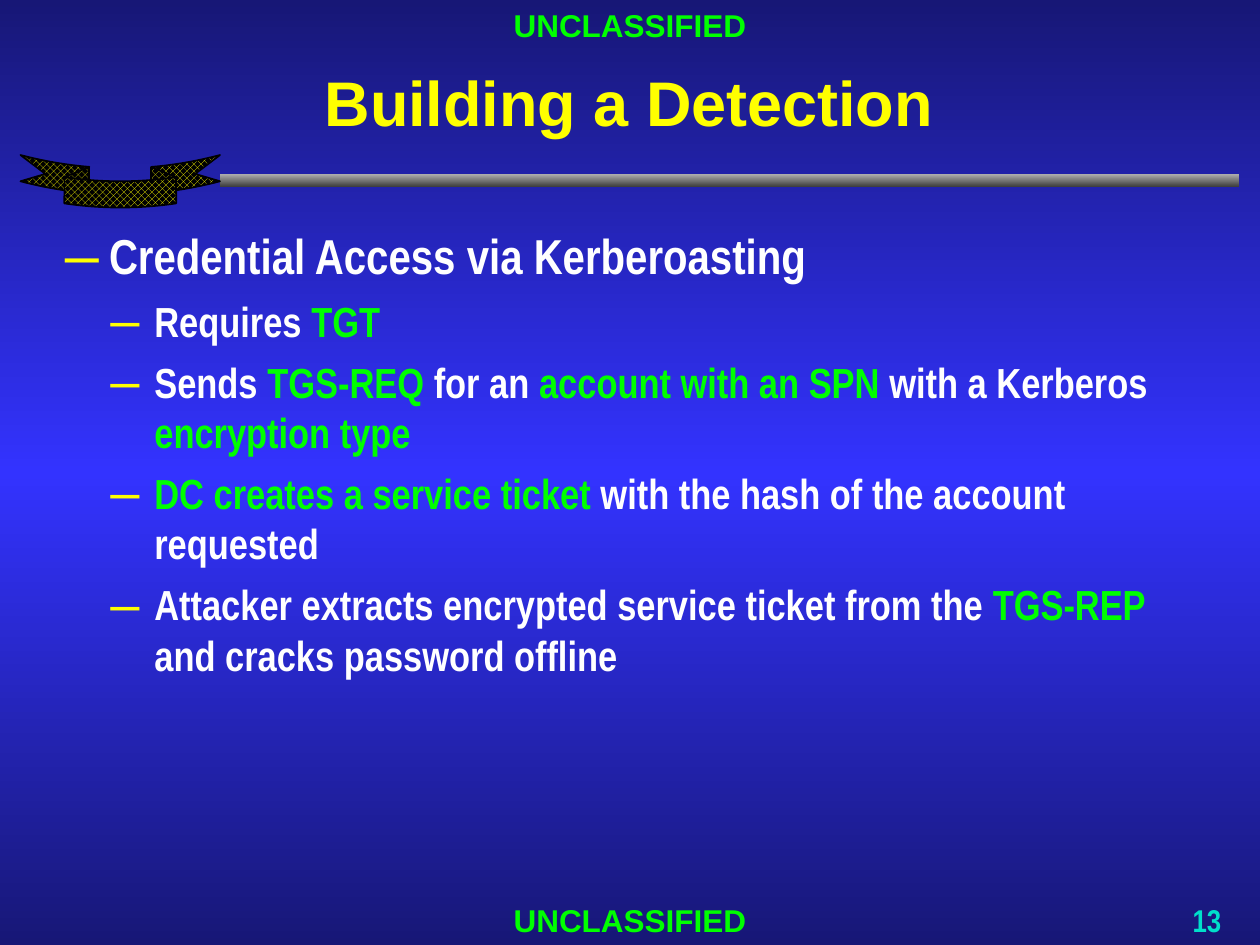
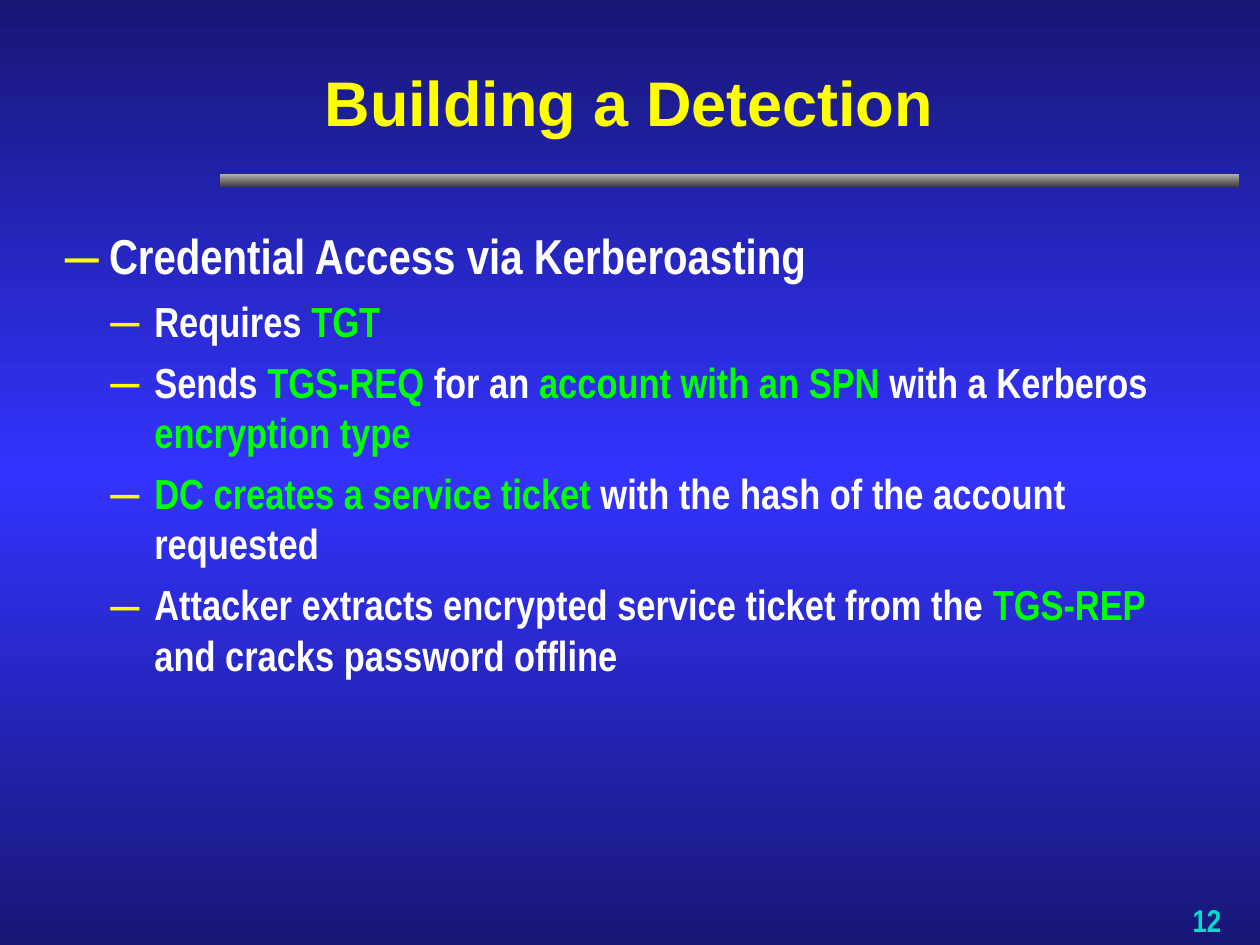
Before and after one commit to blue-armory/presentations, a slide deck: slide 13 of Detection_Analysis_Pivoting.pptx (slide 14 before the commit). Drawn at 1260x945 pixels with LibreOffice and Linux fonts; fonts in the diff are those of the drawing; background and template pictures are left out. Boxes give left, top, right and bottom in pixels: in the first picture for what was removed or moved away, otherwise in the second. Text is boxed around its words. In the diff, an @@ line names an element or a change of style, - is before the commit and + after.

```diff
--- a/Detection_Analysis_Pivoting.pptx
+++ b/Detection_Analysis_Pivoting.pptx
@@ text removed at <box>514,15,747,38</box> @@
-UNCLASSIFIED
@@ ellipse ribbon removed at <box>20,155,219,208</box> @@
@@ text removed at <box>514,910,747,933</box> @@
-UNCLASSIFIED
@@ page number at <box>1193,910,1222,932</box>: text changed @@
-13
+12
```
Also in this commit, not shown: 50 other slides changed, 3 slides added, 4 slides removed, 3 other files.
